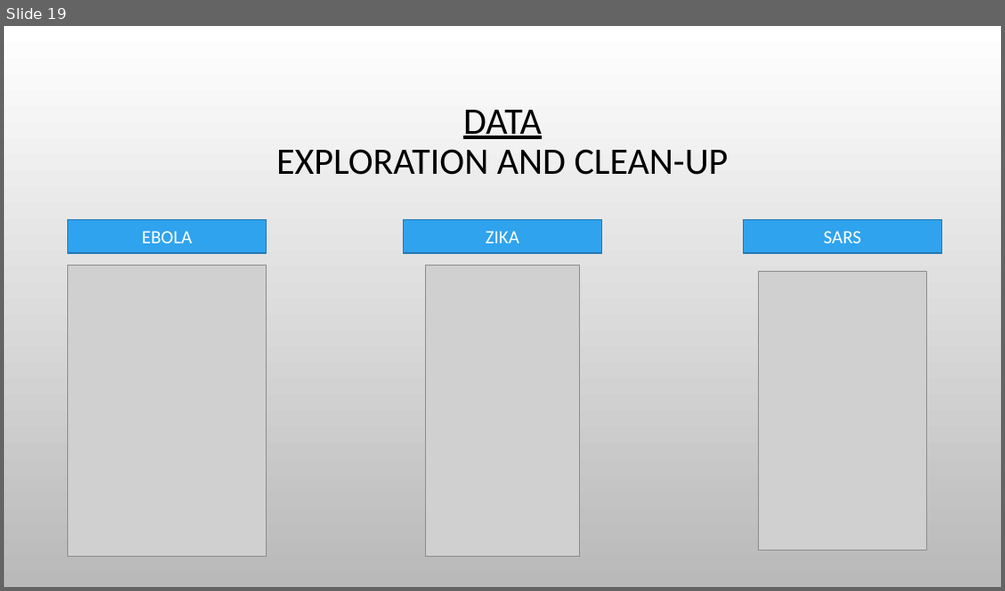
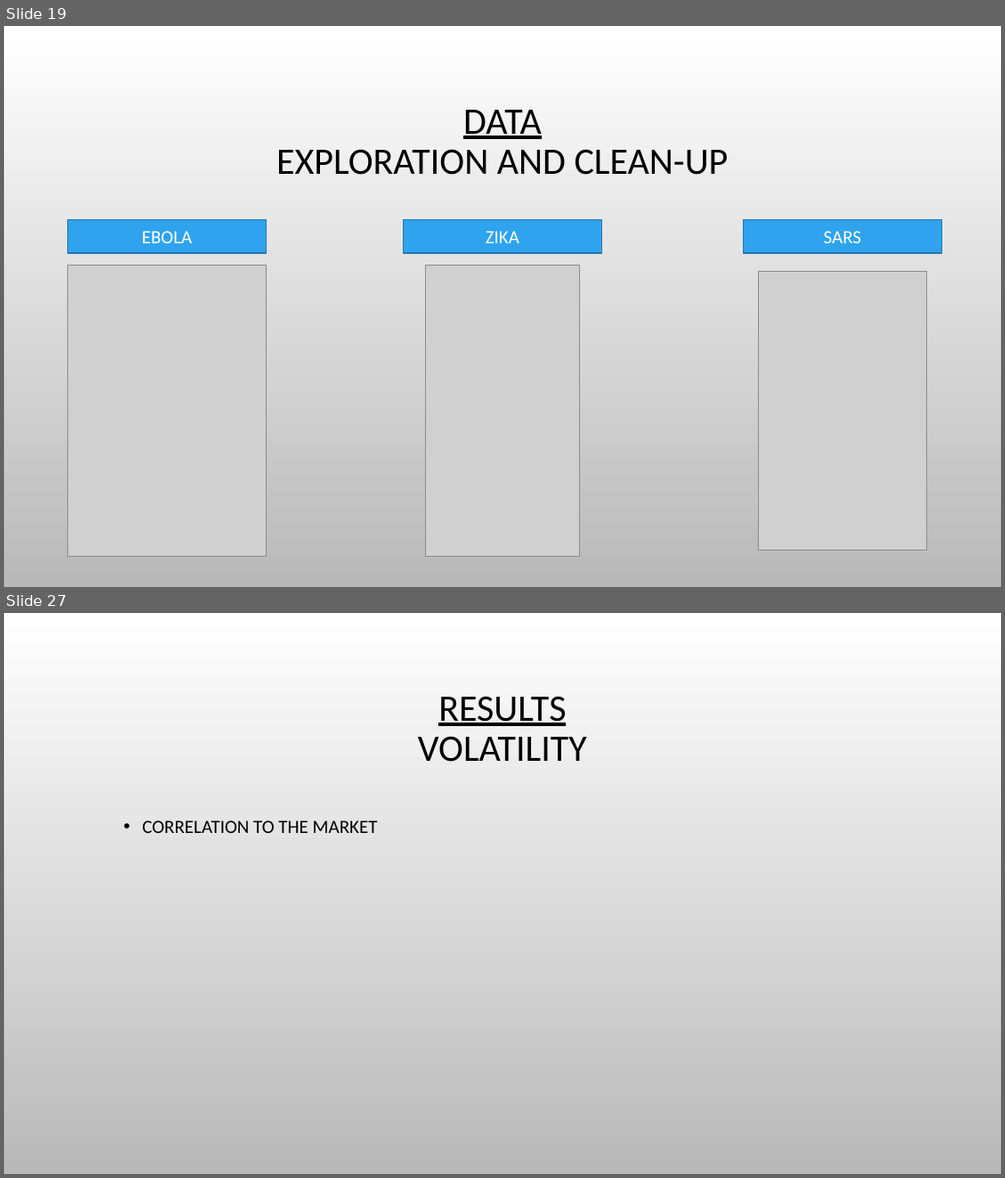
Before and after one commit to sunwukong76/GroupProject1, a slide deck: Code/Andres_Mejia/Visualizations_AM.pptx. Shown one above the other, each under a label of ours: slide 19 before the commit, slides 19 and 27 after it; the slides between them are not shown. The pictures are 1005x591 and 1005x1178 pixels, drawn with LibreOffice and Linux fonts; fonts in the diff are those of the drawing; grey boxes stand for pictures; background and template pictures are left out. Boxes give left, top, right and bottom in pixels: in the first picture for what was removed or moved away, otherwise in the second. Text is boxed around its words. In the diff, an @@ line names an element or a change of style, - is before the commit and + after.

```diff
--- a/Code/Andres_Mejia/Visualizations_AM.pptx
+++ b/Code/Andres_Mejia/Visualizations_AM.pptx
@@ slide 27 added at (4, 613, 1001, 1174), background picture (left out) @@
@@ title added at (418, 696, 587, 762), 36 pt, text #000000 @@
+RESULTS
+VOLATILITY
@@ text added at (142, 820, 378, 833), 18 pt, text #000000 @@
+  • CORRELATION TO THE MARKET
```
Also in this commit, not shown: 1 slide changed, 7 other slides added, 1 other file.
